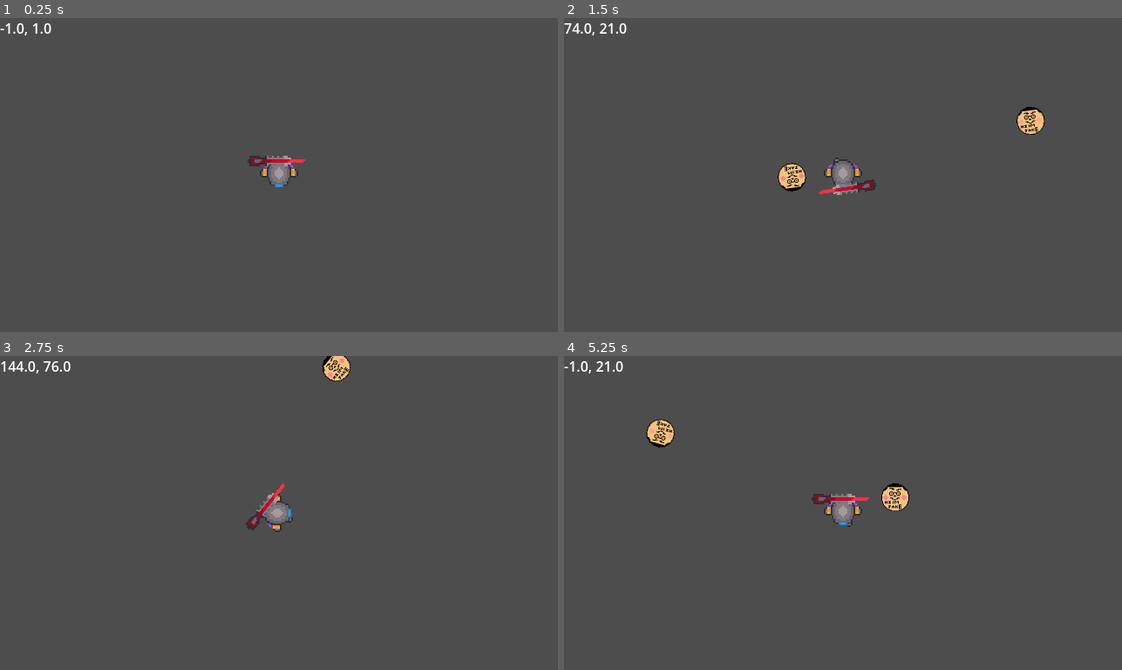
Above: before the commit, frames 1-4 (two rows, left to right).
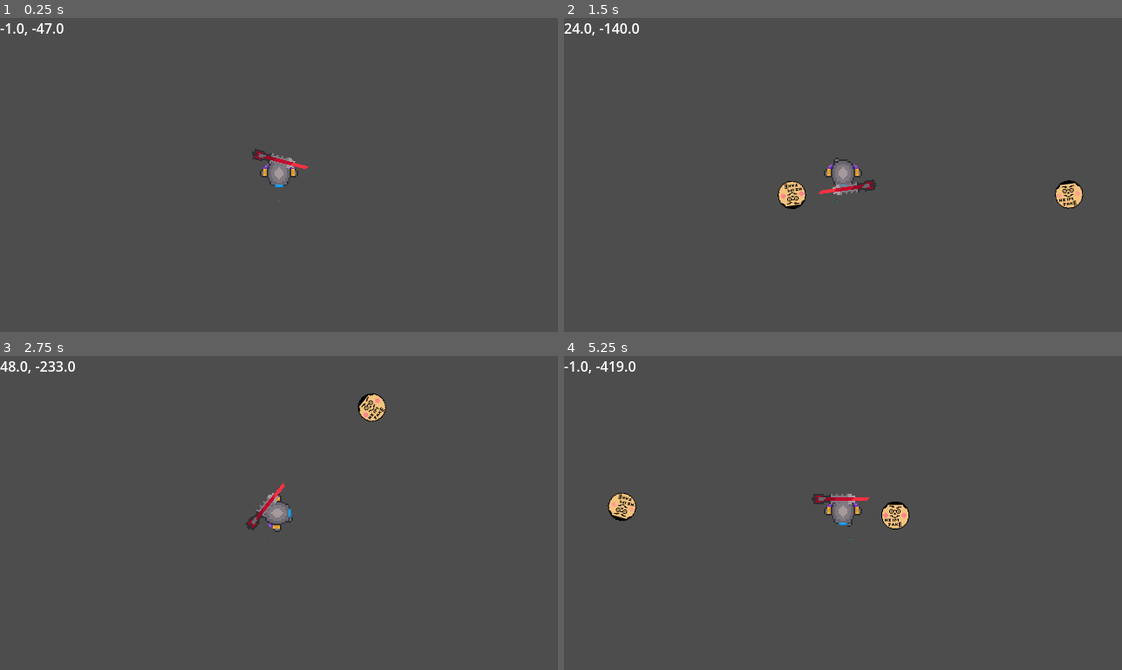
Above: after the commit, the same moments.

Repository: coder1015/real-roguelite
Game: Godot game, scene res://Scenes/Main.tscn
Same seed, same stepped clock (60 frames per second), same inputs: the game is played once before the commit and once after it.
Inputs (mouse positions are in pixels of both pictures, inside the frame that each line leads up to):
- Up to frame 1 (0.25 s): no input
- Up to frame 2 (1.5 s): move the mouse to (965, 159) at 0.52 s; hold D (move_right) 0.53-1.28 s; click (965, 159) at 0.6 s; move the mouse to (731, 190) at 1.27 s; hold S (move_down) from 1.28 s (still down); click (731, 190) at 1.35 s
- Up to frame 3 (2.75 s): move the mouse to (334, 443) at 2.02 s; release S (move_down) at 2.03 s; hold D (move_right) from 2.03 s (still down); click (334, 443) at 2.1 s
- Up to frame 4 (5.25 s): move the mouse to (815, 575) at 2.77 s; release D (move_right) at 2.78 s; hold W (move_up) 2.78-3.53 s; click (815, 575) at 2.85 s; move the mouse to (1010, 560) at 3.52 s; hold A (move_left) 3.53-5.03 s; click (1010, 560) at 3.6 s; move the mouse to (675, 465) at 4.27 s; click (675, 465) at 4.35 s; move the mouse to (870, 513) at 5.02 s; hold S (move_down) from 5.03 s (still down); click (870, 513) at 5.1 s

The runs differ from the first frame. In frame 1, 0.4% of the frame differs, in the area x 5-56%, y 1-59%; in frame 2, 1.5%, in the area x 0-94%, y 1-61%; in frame 3, 1.0%; in frame 4, 1.5%.

Commit message:
you are my enemy, my enemy

Diff:
--- a/real-roguelike-godot-name/Scenes/Main.tscn
+++ b/real-roguelike-godot-name/Scenes/Main.tscn
@@ -3,6 +3,7 @@
 [ext_resource type="Script" uid="uid://dj72kodcjg428" path="res://Scripts/main.gd" id="1_idj7w"]
 [ext_resource type="PackedScene" uid="uid://csxlrah1lmcc6" path="res://Scenes/player.tscn" id="1_r150o"]
 [ext_resource type="PackedScene" uid="uid://bfvh8iffvbjc" path="res://Scenes/hud.tscn" id="3_kln2b"]
+[ext_resource type="PackedScene" uid="uid://c17x43ejgkh2e" path="res://Scenes/enemy.tscn" id="4_rgh2o"]
 
 [node name="Main" type="Node" unique_id=2073461120]
 script = ExtResource("1_idj7w")
@@ -14,3 +15,5 @@
 position = Vector2(-1, 1)
 
 [node name="HUD" parent="." unique_id=583667797 instance=ExtResource("3_kln2b")]
+
+[node name="Enemy" parent="." unique_id=1191545895 instance=ExtResource("4_rgh2o")]
--- a/real-roguelike-godot-name/Scenes/enemy.tscn
+++ b/real-roguelike-godot-name/Scenes/enemy.tscn
@@ -1,7 +1,96 @@
 [gd_scene format=3 uid="uid://c17x43ejgkh2e"]
 
+[ext_resource type="Script" uid="uid://b87yaqmrhqjnr" path="res://Scripts/enemy.gd" id="1_1f0kj"]
+[ext_resource type="Texture2D" uid="uid://cmc8grofry5di" path="res://Assets/art/zombiewalk.png" id="2_afpow"]
+
+[sub_resource type="AtlasTexture" id="AtlasTexture_287tu"]
+atlas = ExtResource("2_afpow")
+region = Rect2(0, 0, 992, 992)
+
+[sub_resource type="AtlasTexture" id="AtlasTexture_0830c"]
+atlas = ExtResource("2_afpow")
+region = Rect2(992, 0, 992, 992)
+
+[sub_resource type="AtlasTexture" id="AtlasTexture_ghaa6"]
+atlas = ExtResource("2_afpow")
+region = Rect2(1984, 0, 992, 992)
+
+[sub_resource type="AtlasTexture" id="AtlasTexture_1dp5w"]
+atlas = ExtResource("2_afpow")
+region = Rect2(0, 992, 992, 992)
+
+[sub_resource type="AtlasTexture" id="AtlasTexture_auwsv"]
+atlas = ExtResource("2_afpow")
+region = Rect2(992, 992, 992, 992)
+
+[sub_resource type="AtlasTexture" id="AtlasTexture_8uf12"]
+atlas = ExtResource("2_afpow")
+region = Rect2(1984, 992, 992, 992)
+
+[sub_resource type="AtlasTexture" id="AtlasTexture_po0sg"]
+atlas = ExtResource("2_afpow")
+region = Rect2(0, 1984, 992, 992)
+
+[sub_resource type="AtlasTexture" id="AtlasTexture_haro7"]
+atlas = ExtResource("2_afpow")
+region = Rect2(992, 1984, 992, 992)
+
+[sub_resource type="SpriteFrames" id="SpriteFrames_56vhr"]
+animations = [{
+"frames": [{
+"duration": 1.0,
+"texture": SubResource("AtlasTexture_287tu")
+}, {
+"duration": 1.0,
+"texture": SubResource("AtlasTexture_0830c")
+}, {
+"duration": 1.0,
+"texture": SubResource("AtlasTexture_ghaa6")
+}, {
+"duration": 1.0,
+"texture": SubResource("AtlasTexture_1dp5w")
+}, {
+"duration": 1.0,
+"texture": SubResource("AtlasTexture_auwsv")
+}, {
+"duration": 1.0,
+"texture": SubResource("AtlasTexture_8uf12")
+}, {
+"duration": 1.0,
+"texture": SubResource("AtlasTexture_po0sg")
+}, {
+"duration": 1.0,
+"texture": SubResource("AtlasTexture_haro7")
+}],
+"loop": true,
+"name": &"walk",
+"speed": 8.0
+}]
+
+[sub_resource type="CircleShape2D" id="CircleShape2D_ta2yt"]
+radius = 100.0
+
+[sub_resource type="CircleShape2D" id="CircleShape2D_1f0kj"]
+radius = 16.666666
+
 [node name="Enemy" type="CharacterBody2D" unique_id=1191545895]
+scale = Vector2(0.06, 0.06)
+script = ExtResource("1_1f0kj")
 
-[node name="Sprite2D" type="AnimatedSprite2D" parent="." unique_id=1368368060]
+[node name="AnimatedSprite2D" type="AnimatedSprite2D" parent="." unique_id=565102448]
+scale = Vector2(0.06, 0.06)
+sprite_frames = SubResource("SpriteFrames_56vhr")
+animation = &"walk"
 
-[node name="CollisionShape2D" type="CollisionShape2D" parent="." unique_id=1322016243]
+[node name="detection_area" type="Area2D" parent="." unique_id=1963384033]
+collision_layer = 2
+collision_mask = 2
+
+[node name="CollisionShape2D" type="CollisionShape2D" parent="detection_area" unique_id=996963332]
+shape = SubResource("CircleShape2D_ta2yt")
+
+[node name="CollisionShape2D" type="CollisionShape2D" parent="." unique_id=1272619350]
+shape = SubResource("CircleShape2D_1f0kj")
+
+[connection signal="body_entered" from="detection_area" to="." method="_on_detection_area_body_entered"]
+[connection signal="body_exited" from="detection_area" to="." method="_on_detection_area_body_exited"]
--- a/real-roguelike-godot-name/Scenes/player.tscn
+++ b/real-roguelike-godot-name/Scenes/player.tscn
@@ -73,6 +73,7 @@
 height = 94.0
 
 [node name="Player" type="CharacterBody2D" unique_id=627700811]
+collision_layer = 3
 motion_mode = 1
 script = ExtResource("1_4flbx")
 metadata/_edit_group_ = true
--- /dev/null
+++ b/real-roguelike-godot-name/Scripts/enemy.gd
@@ -0,0 +1,33 @@
+extends CharacterBody2D
+
+
+var speed = 25
+var player_chase = false
+var player = null
+
+
+func _physics_process(delta: float) -> void:
+	if player_chase:
+		position += (player.position - position)/speed
+
+	if velocity.x != 0:
+		$AnimatedSprite2D.animation = "walk"
+		$AnimatedSprite2D.flip_v = false
+		if velocity.x < 0:
+			$AnimatedSprite2D.rotation = PI/2
+		elif velocity.x > 0:
+			$AnimatedSprite2D.rotation = -PI/2
+	elif velocity.y != 0:
+		$AnimatedSprite2D.animation = "walk"
+		$AnimatedSprite2D.flip_v = velocity.y < 0
+		$AnimatedSprite2D.rotation = 0
+
+
+
+func _on_detection_area_body_entered(body: Node2D) -> void:
+	player = body
+	player_chase = true
+
+func _on_detection_area_body_exited(body: Node2D) -> void:
+	player = null
+	player_chase = false
Binary file added: real-roguelike-godot-name/Assets/art/zombiewalk.png
Not shown, added: real-roguelike-godot-name/Assets/art/zombiewalk.png.import
Not shown, added: real-roguelike-godot-name/Scripts/enemy.gd.uid
